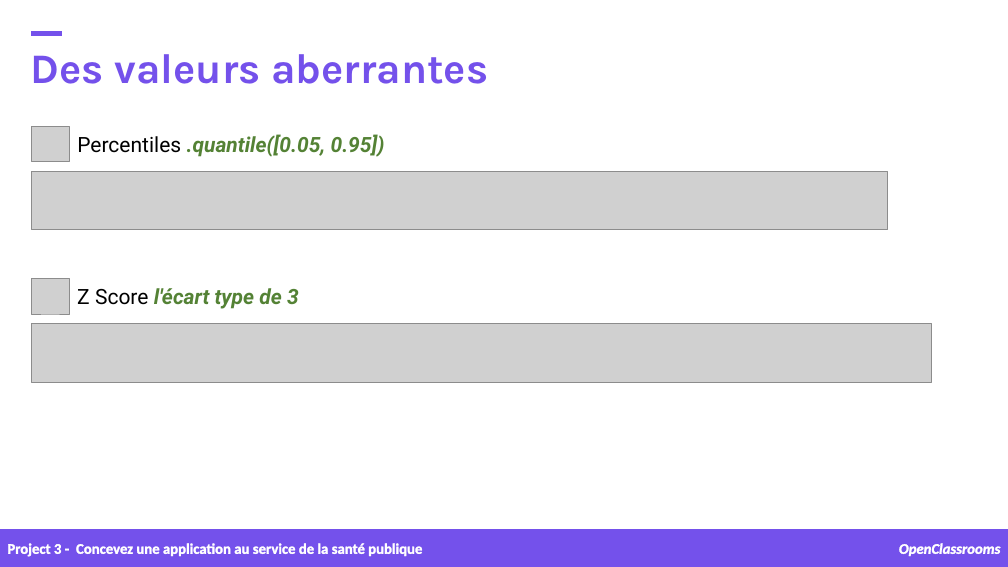
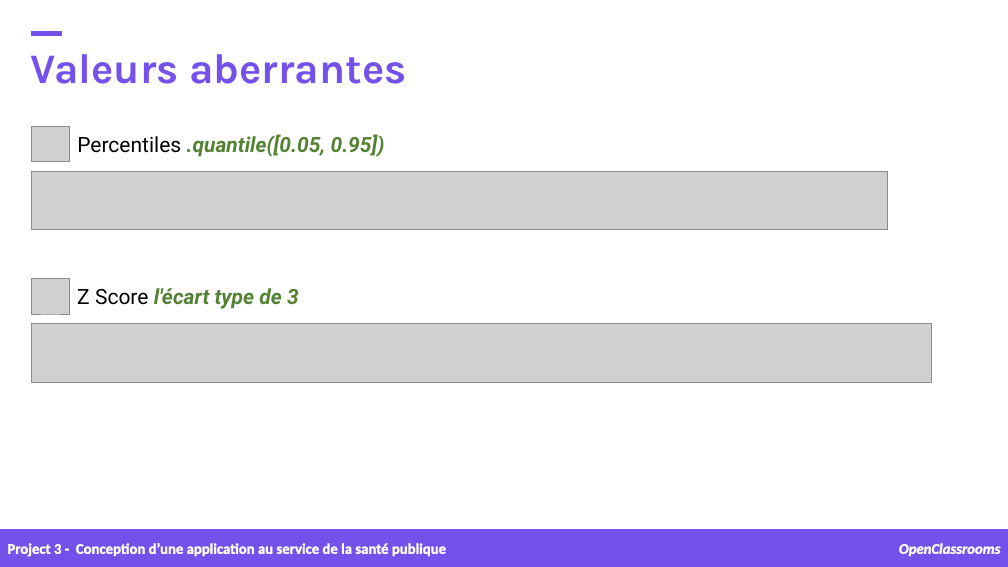
Before and after one commit to samirhinojosa/OC-P3-design-application-public-health, a slide deck: slide 15 of supports/P3_02_presentation v1.pptx. Drawn at 1008x567 pixels with LibreOffice and Linux fonts; fonts in the diff are those of the drawing; grey boxes stand for pictures; background and template pictures are left out. Boxes give left, top, right and bottom in pixels: in the first picture for what was removed or moved away, otherwise in the second. Text is boxed around its words. In the diff, an @@ line names an element or a change of style, - is before the commit and + after.

```diff
--- a/supports/P3_02_presentation v1.pptx
+++ b/supports/P3_02_presentation v1.pptx
@@ text at [31,54,406,84]: text changed @@
-Des valeurs aberrantes
+Valeurs aberrantes
@@ text at [7,543,446,557]: text changed @@
-Project 3 - Concevez une application au service de la santé publique
+Project 3 - Conception d’une application au service de la santé publique
```
Also in this commit, not shown: 33 other slides changed, 1 slide added, 22 other files.
